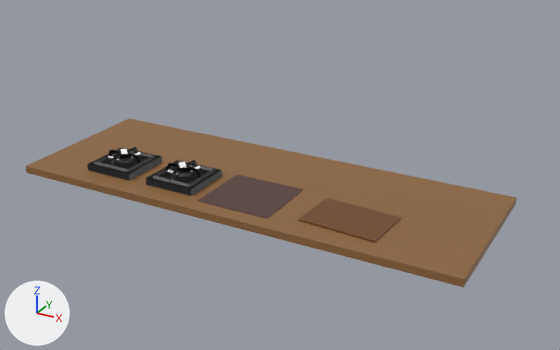
What one commit did to the glTF model Models/Environment/Table.glb.
The view is the same before and after, from a 50 mm camera at (2.39, -4.44, 2.16) aimed at (0.09, -0.25, 0.07). Every picture has the same lights, and +X, +Y and +Z are marked at lower left. Where no turn or scale is listed for an object, it has been applied to the vertices. Vertices at the same position are counted once.
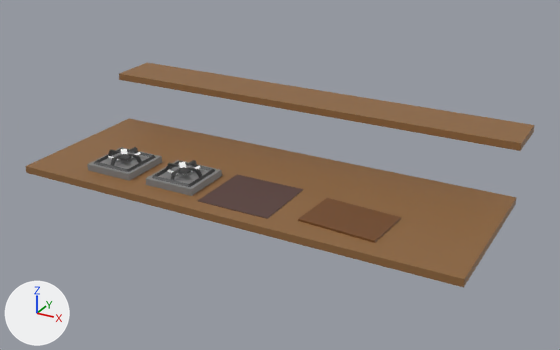
The change, as a list of edits to the scene's bpy script:
```text
Change me_cube_001:
    where me_cube_001.from_pydata(...)  # 8 vertices, 12 faces; spans x -1.55..1.55, y -0.1..1.03, z -0.12..-0.07
    used by ob_cube; location = (0.0, -0.83, 0.118)
    me_cube_001 part 1: the loose piece of 8 vertices spanning x -1.55..1.55, y -0.1..1.03, z -0.12..-0.07 is copied, and the copy is scaled about its middle by (1, 0.324, 1), then moved by (0.0, 0.67, 0.4); it spans x -1.55..1.55, y 0.94..1.31, z 0.28..0.33
Change me_cube_003:
    used by ob_cube_002; location = (-0.447, -0.601, 0.093)
    remove me_cube_003.from_pydata(...)  # 244 vertices, 716 faces; spans x -0.18..0.18, y -0.18..0.18, z -0.052..0.058
    add me_cube_003.from_pydata(...)  # 156 vertices, 256 faces; spans x -0.18..0.18, y -0.18..0.18, z -0.052..0.058
    me_cube_003 part 2: the loose piece of 8 vertices spanning x -0.18..0.18, y -0.18..0.18, z -0.052..0.003 is deleted
    me_cube_003 part 3
    80 vertices are removed from x -0.157..0.157, y -0.127..0.127, z 0.003..0.058
    468 faces are deleted
    32 new faces join them
Change me_cube_006:
    used by ob_cube_003; location = (-0.945, -0.601, 0.093)
    remove me_cube_006.from_pydata(...)  # 244 vertices, 716 faces; spans x -0.18..0.18, y -0.18..0.18, z -0.052..0.058
    add me_cube_006.from_pydata(...)  # 156 vertices, 256 faces; spans x -0.18..0.18, y -0.18..0.18, z -0.052..0.058
    me_cube_006 part 4: the loose piece of 8 vertices spanning x -0.18..0.18, y -0.18..0.18, z -0.052..0.003 is deleted
    me_cube_006 part 5
    80 vertices are removed from x -0.157..0.157, y -0.127..0.127, z 0.003..0.058
    468 faces are deleted
    32 new faces join them
```

Boxes (x1, y1, x2, y2) around the edits, measured in the pictures (560 x 350 px):
'Cube', reshaped (32% taller): before (25, 118, 516, 288); after (25, 63, 534, 288)
part 1 of me_cube_001, added (brown): after (119, 63, 534, 151)
part 2 of me_cube_003, deleted (black): before (146, 160, 222, 196)
part 3 of me_cube_003, cut back: before (154, 160, 213, 186); after (154, 161, 213, 186)
part 4 of me_cube_006, deleted (black): before (87, 147, 162, 180)
part 5 of me_cube_006, cut back: before (88, 147, 162, 181); after (96, 148, 153, 171)
